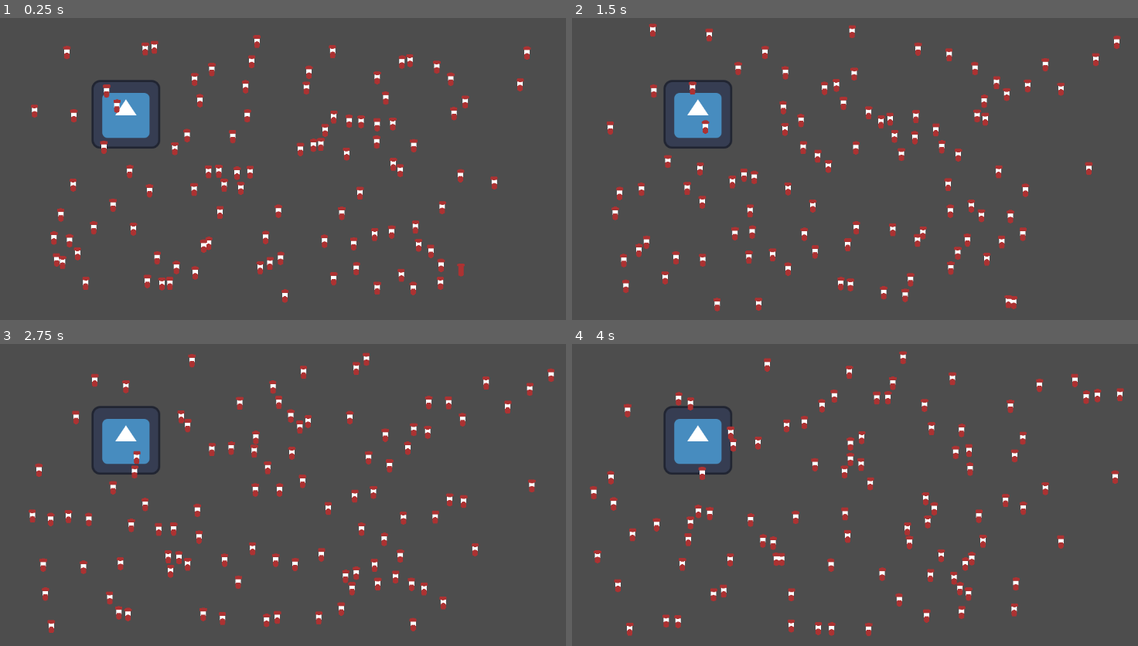
Above: before the commit, frames 1-4 (two rows, left to right).
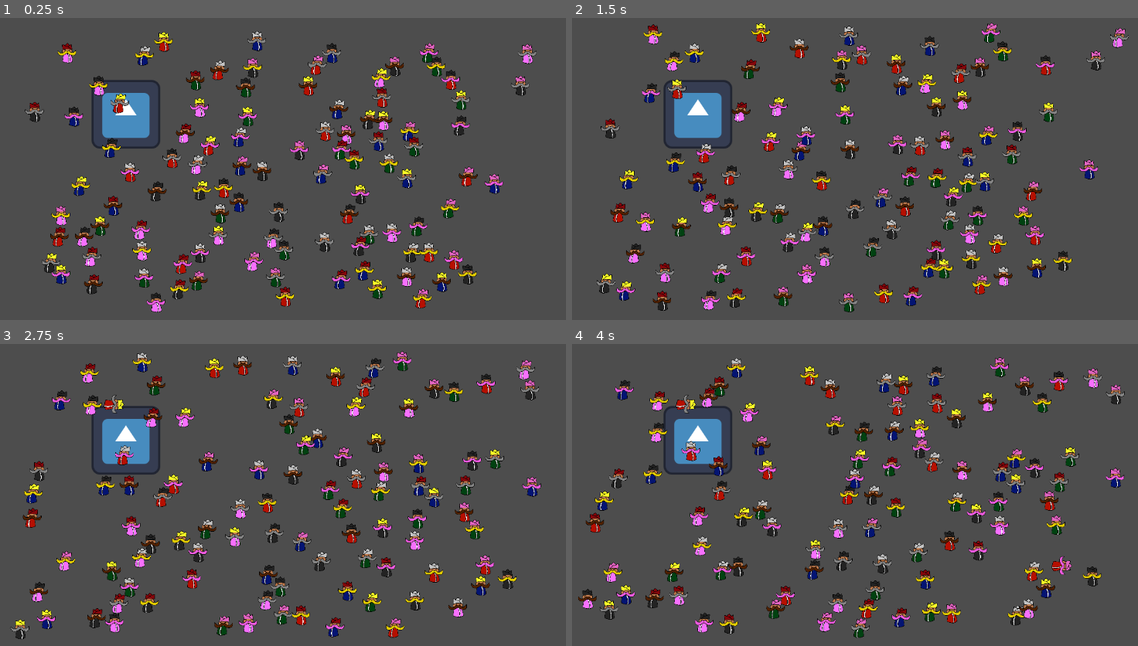
Above: after the commit, the same moments.

Repository: ZiyadAziz/Another-Count-Bites-The-Dust
Game: Godot game, scene res://scenes/game.tscn
The game is run twice, just before and just after one commit, with the same random seed, the same clock (stepped at 60 frames per second) and the same inputs. The engine's default icon, where the game draws it, is replaced by a stand-in: a white triangle on a blue panel in a dark square.
Inputs (mouse positions are in pixels of both pictures, inside the frame that each line leads up to):
- Up to frame 1 (0.25 s): no input
- Up to frame 2 (1.5 s): move the mouse to (1030, 265) at 0.52 s; click (1030, 265) at 0.67 s; move the mouse to (1024, 81) at 1.27 s; click (1024, 81) at 1.42 s
- Up to frame 3 (2.75 s): move the mouse to (118, 413) at 2.02 s; click (118, 413) at 2.17 s
- Up to frame 4 (4 s): move the mouse to (826, 546) at 2.77 s; click (826, 546) at 2.92 s; move the mouse to (696, 485) at 3.52 s; click (696, 485) at 3.67 s

The runs differ from the first frame. In frame 1, 14% of the frame differs, in the area x 4-95%, y 4-98%; in frame 2, 15%; in frame 3, 16%, in the area x 1-98%, y 2-98%; in frame 4, 16%.

Commit message:
lotta assets, I suck at art but ill become better

Diff:
--- a/project.godot
+++ b/project.godot
@@ -26,5 +26,4 @@
 
 [rendering]
 
-textures/canvas_textures/default_texture_filter=0
 rendering_device/driver.windows="d3d12"
--- a/scenes/count.tscn
+++ b/scenes/count.tscn
@@ -1,36 +1,39 @@
 [gd_scene format=3 uid="uid://cqphvx0byhu71"]
 
 [ext_resource type="Script" uid="uid://cfvoy8n0hxfcy" path="res://scripts/count.gd" id="1_wca8b"]
-[ext_resource type="Texture2D" uid="uid://demx7d27nvrar" path="res://assets/Temp_Count.png" id="1_xwakv"]
-[ext_resource type="Texture2D" uid="uid://0vdiidetkqcc" path="res://assets/Temp_Imposta.png" id="3_3tblt"]
+[ext_resource type="Texture2D" uid="uid://bhdij3qaydl8q" path="res://assets/robe_r.png" id="2_rsiuf"]
+[ext_resource type="Texture2D" uid="uid://ddli082w0p20u" path="res://assets/body_db.png" id="3_mvd56"]
+[ext_resource type="Texture2D" uid="uid://dr4tle8v3xs5f" path="res://assets/hat_g.png" id="4_dgec3"]
 
-[sub_resource type="CapsuleShape2D" id="CapsuleShape2D_g4v7s"]
-radius = 5.0
-height = 26.0
+[sub_resource type="CircleShape2D" id="CircleShape2D_lnu2h"]
+radius = 18.027756
 
 [sub_resource type="CircleShape2D" id="CircleShape2D_wca8b"]
-radius = 64.0
+radius = 55.0
 
 [node name="Count" type="CharacterBody2D" unique_id=1484746654]
 z_index = 1
 input_pickable = true
 script = ExtResource("1_wca8b")
 
+[node name="Sprite2D3" type="Sprite2D" parent="." unique_id=745479027]
+position = Vector2(6, 9)
+scale = Vector2(0.14, 0.19666667)
+texture = ExtResource("2_rsiuf")
+
 [node name="Sprite2D" type="Sprite2D" parent="." unique_id=210038922]
-texture = ExtResource("1_xwakv")
+position = Vector2(7, 12)
+scale = Vector2(0.155, 0.16999999)
+texture = ExtResource("3_mvd56")
 
 [node name="Sprite2D2" type="Sprite2D" parent="." unique_id=865974295]
-position = Vector2(0, -8)
-scale = Vector2(1.34375, 0.4375)
-texture = ExtResource("3_3tblt")
-
-[node name="Sprite2D3" type="Sprite2D" parent="." unique_id=745479027]
-position = Vector2(0, 7)
-scale = Vector2(1, 0.75)
-texture = ExtResource("3_3tblt")
+position = Vector2(8, 13)
+scale = Vector2(0.175, 0.17333333)
+texture = ExtResource("4_dgec3")
 
 [node name="CollisionShape2D" type="CollisionShape2D" parent="." unique_id=303084489]
-shape = SubResource("CapsuleShape2D_g4v7s")
+position = Vector2(1, 2)
+shape = SubResource("CircleShape2D_lnu2h")
 
 [node name="MurderZone" type="Area2D" parent="." unique_id=1807570233]
 
--- a/scripts/count.gd
+++ b/scripts/count.gd
@@ -32,11 +32,28 @@
 var hat_default_y := 0.0
 var robe_default_y := 0.0
 
+#Currently Imposter is always id 1, so he should be a blonde with black crown and black robe
+
+#blonde, dark brown, gray, pink
+var bodyPaths: Array[String] = ["res://assets/body_bd.png", "res://assets/body_db.png", "res://assets/body_g.png", "res://assets/body_p.png"]
+
+#black, gold, rose, red, silver
+var hatPaths: Array[String] = ["res://assets/hat_b.png", "res://assets/hat_g.png", "res://assets/hat_r.png", "res://assets/hat_red.png", "res://assets/hat_s.png"]
+
+#blue, dark green, gray, pink, red
+var robePaths: Array[String] = ["res://assets/robe_b.png", "res://assets/robe_dg.png", "res://assets/robe_gr.png", "res://assets/robe_p.png", "res://assets/robe_r.png"]
+
 func _ready() -> void:
+	var robeIndex = id % len(robePaths)
+	var hatIndex = ((id - 1) / 5) % 5
+	var bodyIndex = int(ceil(float(id) / (len(robePaths) * len(hatPaths)))) - 1
+
+	body.texture = load(bodyPaths[bodyIndex])
+	hat.texture = load(hatPaths[hatIndex])
+	robe.texture = load(robePaths[robeIndex])
 	if imposter:
 		murder_collision_shape_2d.disabled = false
 		murder_clock.start()
-		body.texture = load("res://assets/Temp_Imposta.png")
 
 	body_default_y = body.position.y
 	hat_default_y = hat.position.y
@@ -47,7 +64,6 @@
 #Maybe if you're the imposter, you should try to roam to other NPCs/Have different roaming mechanics in general
 func _process(delta: float) -> void:
 	if current_state == State.DEAD:
-		body.texture = load("res://assets/Temp_Imposta.png")
 		velocity = Vector2.ZERO
 
 		if not died:
@@ -108,24 +124,26 @@
 # and maybe just set the NPC state to being dead
 func _on_input_event(viewport: Node, event: InputEvent, shape_idx: int) -> void:
 	if event is InputEventMouseButton and event.pressed and event.button_index == MOUSE_BUTTON_LEFT:
-		queue_free()
+		current_state = State.DEAD
+		print("Killed NPC", id)
 
 #Here I would need to play the murder audio, and also the character murdered needs to play a death animation
 func _on_murder_clock_timeout() -> void:
-	var possible_victims: Array = []
+	if not died:
+		var possible_victims: Array = []
 
-	for body in murder_zone.get_overlapping_bodies():
-		if body is CharacterBody2D and not body.imposter and body.current_state != State.DEAD:
-			possible_victims.append(body)
+		for NPC in murder_zone.get_overlapping_bodies():
+			if NPC is CharacterBody2D and not NPC.imposter and NPC.current_state != State.DEAD:
+				possible_victims.append(NPC)
 
-	if possible_victims.is_empty():
-		print("no one to murder")
-		return
+		if possible_victims.is_empty():
+			print("no one to murder")
+			return
 
-	var victim = possible_victims.pick_random()
-	victim.current_state = State.DEAD
-	#victim.queue_free() #play an animation instead
-	print("Killed NPC", victim.id)
+		var victim = possible_victims.pick_random()
+		victim.current_state = State.DEAD
+		#victim.queue_free() #play an animation instead
+		print("Killed NPC", victim.id)
 
 
 func _on_wait_timer_timeout() -> void:
Binary file added: assets/body_bd.png
Not shown, added: assets/body_bd.png.import
Binary file added: assets/body_db.png
Not shown, added: assets/body_db.png.import
Binary file added: assets/body_g.png
Not shown, added: assets/body_g.png.import
Binary file added: assets/body_p.png
Not shown, added: assets/body_p.png.import
Binary file added: assets/hat_b.png
Not shown, added: assets/hat_b.png.import
Binary file added: assets/hat_g.png
Not shown, added: assets/hat_g.png.import
(and 17 more such lines)
